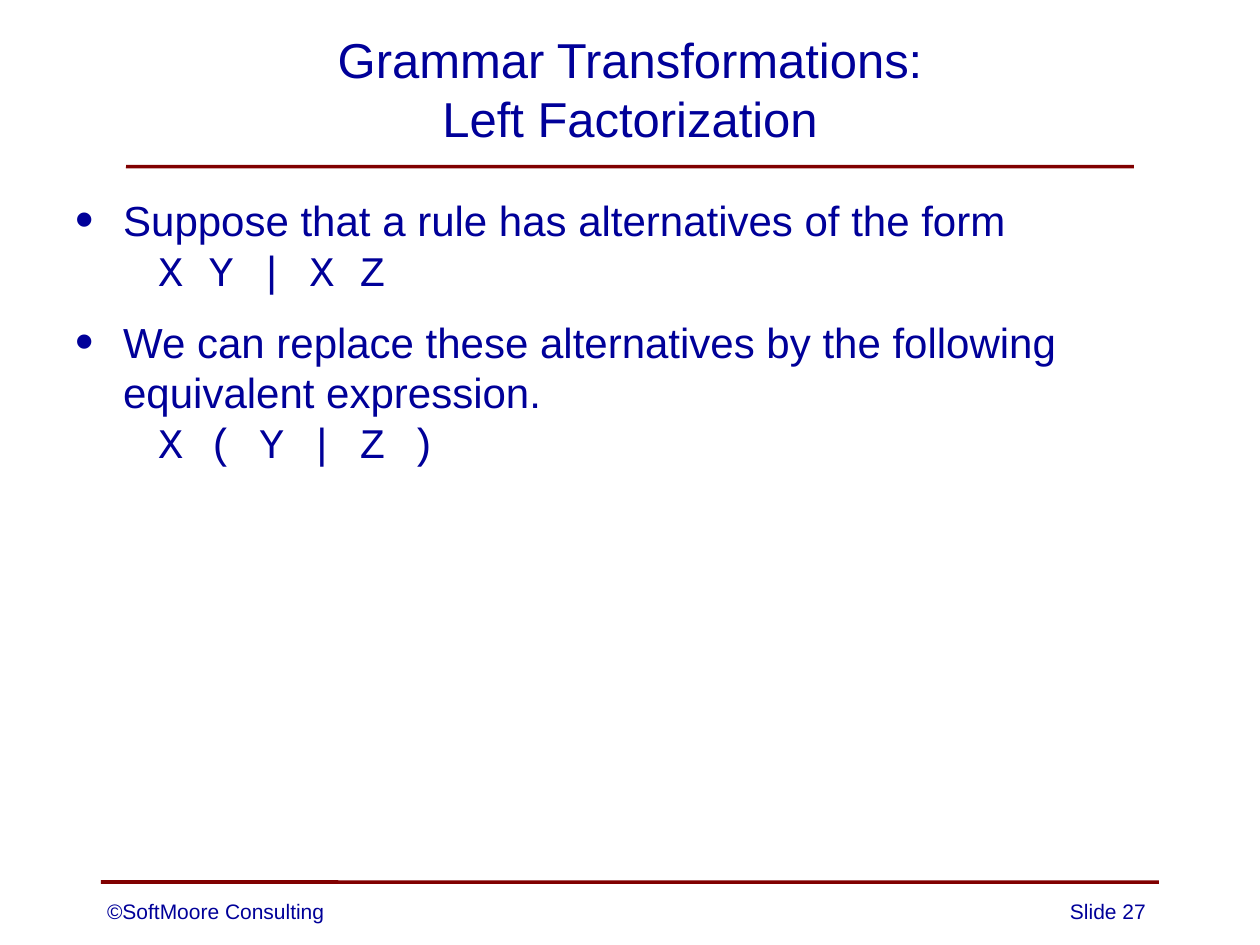
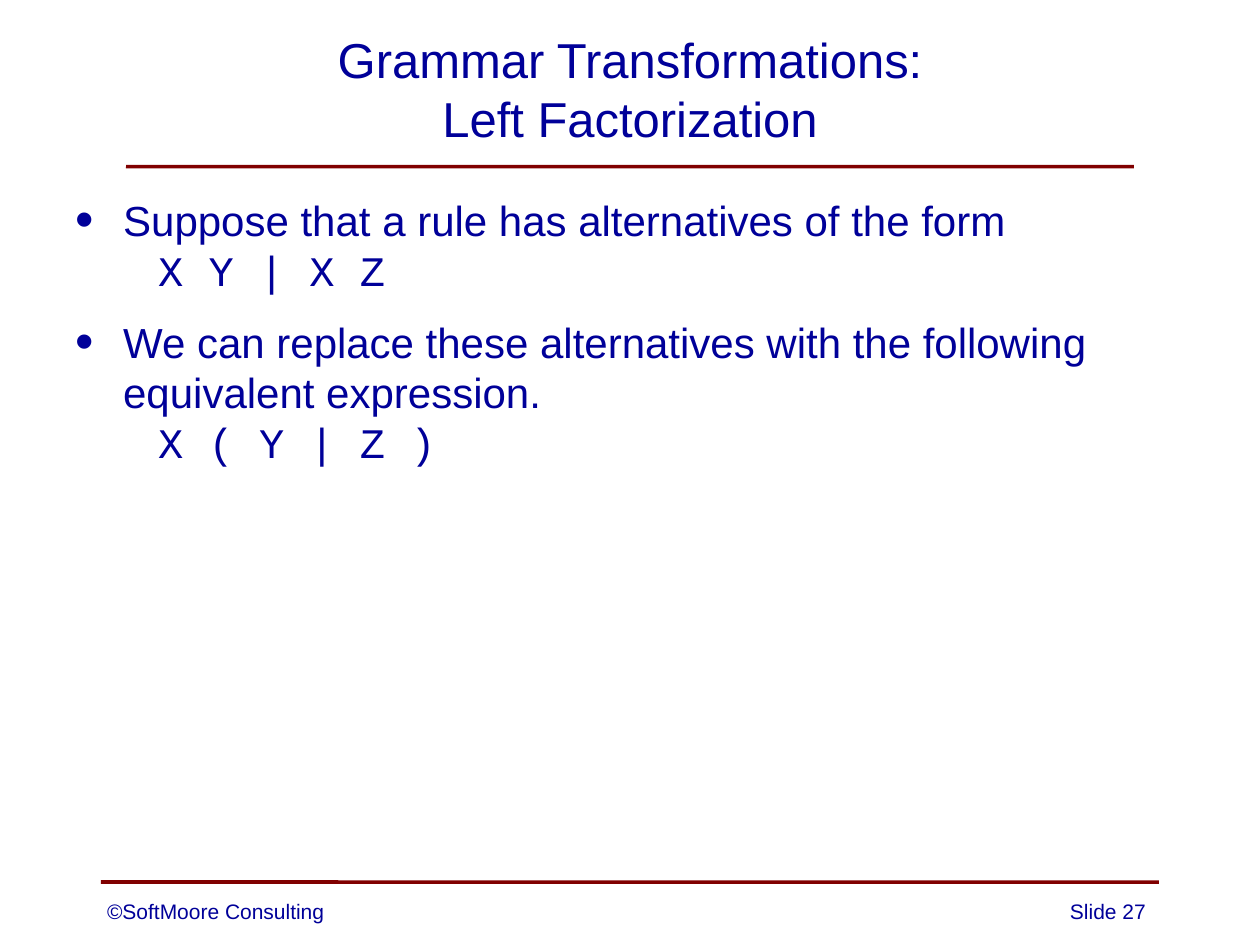
Before and after one commit to SoftMoore/CPRL-Kt-2nd, a slide deck: slide 27 of PowerPoints/03 - Context-Free Grammars.pptx. Drawn at 1260x945 pixels with LibreOffice and Linux fonts; fonts in the diff are those of the drawing. Boxes give left, top, right and bottom in pixels: in the first picture for what was removed or moved away, otherwise in the second. Text is boxed around its words. In the diff, an @@ line names an element or a change of style, - is before the commit and + after.

```diff
--- a/PowerPoints/03 - Context-Free Grammars.pptx
+++ b/PowerPoints/03 - Context-Free Grammars.pptx
@@ text at [123, 327, 1086, 458]: text changed @@
-• We can replace these alternatives by the following equivalent expression.
-  X ( Y | Z )
+• We can replace these alternatives with the following equivalent expression.
+  X ( Y | Z )
```
Also in this commit, not shown: 1 other slide changed.
